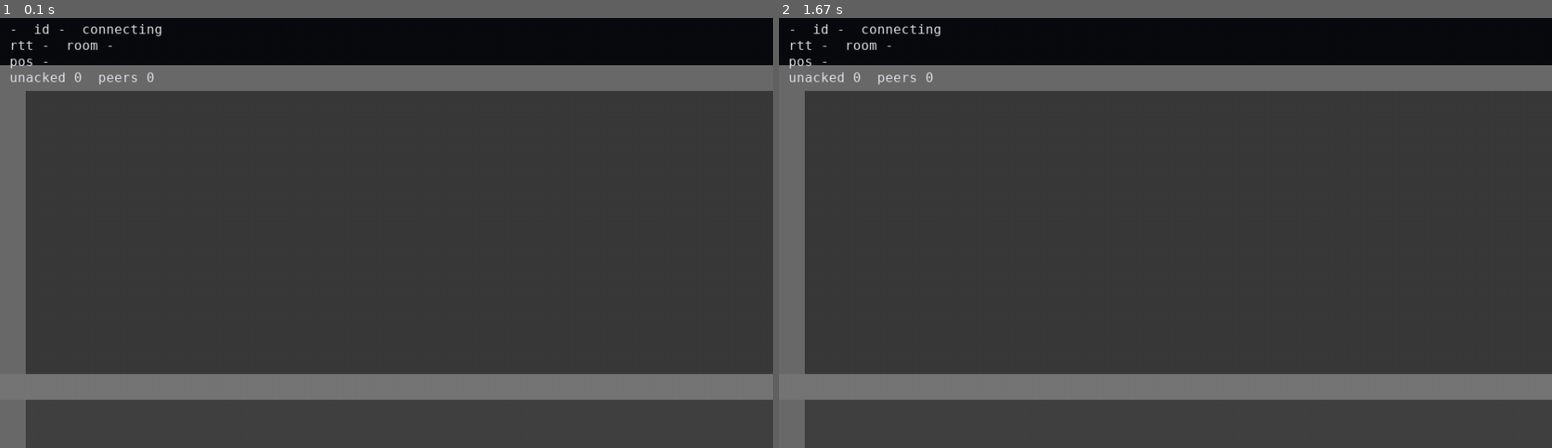
Above: before the commit, frames 1-2 (left to right).
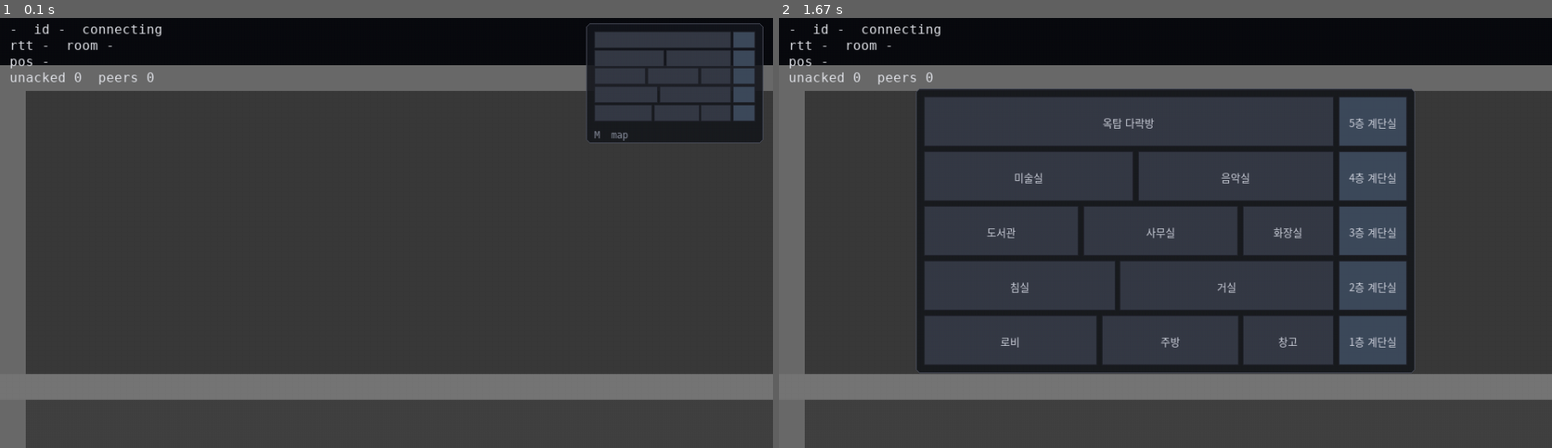
Above: after the commit, the same moments.

Repository: minigu5/pygame
Game: pygame game, started from client/main.py
The game is run twice, just before and just after one commit, with the same random seed, the same clock (stepped at 60 frames per second) and the same inputs.
Inputs (mouse positions are in pixels of both pictures, inside the frame that each line leads up to):
- Up to frame 1 (0.1 s): no input
- Up to frame 2 (1.67 s): hold M 0.33-0.8 s; move the mouse to (1134, 250) at 0.37 s; hold M 0.83-1.3 s; move the mouse to (894, 387) at 0.87 s; tap M at 1.33 s

The runs differ from the first frame. In frame 1, 4.5% of the frame differs, in the area x 75-99%, y 1-30%; in frame 2, 13%, in the area x 17-83%, y 16-83%.

Commit message:
feat: add a minimap of the building
The camera only ever shows one room, so a hunter had no way to tell
which rooms were still unsearched and a chameleon no way to tell where
it was running to. The minimap draws the building as one rectangle per
room, marks the room you are standing in, and shows a dot for you.

It never draws another player. Not knowing where anybody is is the
game, and the map is the obvious place for that to leak.

The hunter additionally sees which rooms it has already entered, which
is its own memory rather than information about anyone else. That is
tracked per client; the server is not told.

M enlarges the plan and adds room names.

tools/check_minimap.py renders both states headless and counts pixels
of each marker colour, so "the chameleon is not shown the hunter's
trail" is checked rather than assumed.

Co-Authored-By: Claude Opus 5 <noreply@anthropic.com>
Claude-Session: https://claude.ai/code/session_01S2KrBRLE2ffaKKt31deokZ

Diff:
--- a/client/main.py
+++ b/client/main.py
@@ -9,6 +9,7 @@
 import pygame
 
 from gamemap import GameMap, load_tuning
+from minimap import Minimap
 from net import Connection
 from physics import Physics
 from playerinput import InputBatcher, sample
@@ -46,6 +47,11 @@
     predictor = Predictor(physics, 1000 / tuning["tick_hz"])
     interpolator = Interpolator(1000 / tuning["snapshot_hz"])
     panel = PaintPanel(pygame.font.SysFont("menlo,monospace", 14), (210, 120, 90))
+    minimap = Minimap(
+        game_map,
+        pygame.font.SysFont("menlo,monospace", 12),
+        pygame.font.SysFont("applesdgothicneo,applegothic,arialunicode", 13),
+    )
     frozen = False
     caught = False
     cooldown_until = 0.0
@@ -71,6 +77,8 @@
                     predictor.body.frozen = frozen
                 if not frozen:
                     panel.eyedropper = False
+            elif event.type == pygame.KEYDOWN and event.key == pygame.K_m:
+                minimap.toggle()
             elif event.type == pygame.KEYDOWN and event.key == pygame.K_e and frozen:
                 panel.toggle_eyedropper()
             elif event.type == pygame.MOUSEBUTTONDOWN and event.button == 1 and frozen:
@@ -116,6 +124,7 @@
                 rtt_ms = now * 1000 - message["ts"]
             elif kind == "s":
                 me = message["me"]
+                minimap.note_visit(me["rm"])
                 predictor.reconcile(me, message["n"])
                 interpolator.push(message["o"])
             elif kind == "b":
@@ -159,6 +168,16 @@
             status.append(connection.error)
 
         renderer.draw(me["rm"] if me else None, drawn_me, others, status)
+        minimap.draw(
+            screen,
+            me["rm"] if me else None,
+            (
+                (drawn_me["x"] + tuning["player_width"] / 2, drawn_me["y"] + tuning["player_height"] / 2)
+                if drawn_me
+                else None
+            ),
+            show_visited=role == "hunter",
+        )
         if frozen:
             panel.draw(screen)
         pygame.display.flip()
--- /dev/null
+++ b/client/minimap.py
@@ -0,0 +1,121 @@
+"""A plan of the building: which rooms exist, and which one I am standing in.
+
+It never shows another player. Not knowing where anybody is is the game, so
+the map answers "where am I and what is left" and nothing else.
+"""
+
+from __future__ import annotations
+
+from typing import Any
+
+import pygame
+
+from gamemap import GameMap
+
+MARGIN = 12
+COMPACT_WIDTH = 220
+EXPANDED_WIDTH = 620
+PADDING = 10
+LEGEND_HEIGHT = 18
+
+PANEL = (22, 24, 30, 225)
+EDGE = (74, 78, 92)
+ROOM = (54, 58, 70)
+ROOM_VISITED = (86, 74, 54)
+ROOM_HERE = (196, 168, 96)
+STAIRS = (62, 74, 92)
+ROOM_EDGE = (34, 36, 44)
+DOT = (236, 238, 244)
+LABEL = (206, 210, 220)
+TITLE = (140, 146, 160)
+
+
+class Minimap:
+    def __init__(self, game_map: GameMap, font: pygame.font.Font, label_font: pygame.font.Font) -> None:
+        self.map = game_map
+        self.font = font
+        self.label_font = label_font
+        self.expanded = False
+        self.visited: set[str] = set()
+
+        rooms = game_map.rooms
+        left = min(room["rect"][0] for room in rooms)
+        top = min(room["rect"][1] for room in rooms)
+        self.bounds = pygame.Rect(
+            left,
+            top,
+            max(room["rect"][0] + room["rect"][2] for room in rooms) - left,
+            max(room["rect"][1] + room["rect"][3] for room in rooms) - top,
+        )
+
+    def toggle(self) -> None:
+        self.expanded = not self.expanded
+
+    def note_visit(self, room_id: str | None) -> None:
+        if room_id is not None:
+            self.visited.add(room_id)
+
+    def draw(
+        self,
+        screen: pygame.Surface,
+        current_room: str | None,
+        position: tuple[float, float] | None,
+        show_visited: bool,
+    ) -> None:
+        width = EXPANDED_WIDTH if self.expanded else COMPACT_WIDTH
+        scale = (width - PADDING * 2) / self.bounds.width
+        height = round(self.bounds.height * scale) + PADDING * 2
+        if not self.expanded:
+            height += LEGEND_HEIGHT
+
+        if self.expanded:
+            origin = ((screen.get_width() - width) // 2, (screen.get_height() - height) // 2)
+        else:
+            origin = (screen.get_width() - width - MARGIN, MARGIN)
+        panel = pygame.Rect(*origin, width, height)
+
+        surface = pygame.Surface(panel.size, pygame.SRCALPHA)
+        pygame.draw.rect(surface, PANEL, surface.get_rect(), border_radius=6)
+        pygame.draw.rect(surface, EDGE, surface.get_rect(), width=1, border_radius=6)
+
+        for room in self.map.rooms:
+            rect = self._project(room["rect"], scale)
+            if room["id"] == current_room:
+                color = ROOM_HERE
+            elif show_visited and room["id"] in self.visited:
+                color = ROOM_VISITED
+            elif room.get("stairs"):
+                color = STAIRS
+            else:
+                color = ROOM
+            pygame.draw.rect(surface, color, rect)
+            pygame.draw.rect(surface, ROOM_EDGE, rect, width=1)
+
+            if self.expanded and rect.width > 30:
+                label = self.label_font.render(room["name"], True, LABEL)
+                surface.blit(label, label.get_rect(center=rect.center))
+
+        if position is not None:
+            size = self.map.tile_size
+            dot = (
+                PADDING + (position[0] / size - self.bounds.x) * scale,
+                PADDING + (position[1] / size - self.bounds.y) * scale,
+            )
+            pygame.draw.circle(surface, DOT, dot, 4 if self.expanded else 3)
+
+        if not self.expanded:
+            surface.blit(
+                self.font.render("M  map", True, TITLE),
+                (PADDING, height - LEGEND_HEIGHT),
+            )
+
+        screen.blit(surface, panel.topleft)
+
+    def _project(self, rect: list[int], scale: float) -> pygame.Rect:
+        x, y, w, h = rect
+        return pygame.Rect(
+            PADDING + round((x - self.bounds.x) * scale),
+            PADDING + round((y - self.bounds.y) * scale),
+            max(1, round(w * scale)),
+            max(1, round(h * scale)),
+        )
--- /dev/null
+++ b/tools/check_minimap.py
@@ -0,0 +1,96 @@
+"""Render the minimap in both states and check what it does and does not show.
+
+It runs headless, so it also serves as a guard that the map never gains a
+marker for another player: the drawing code is handed no peer data at all.
+
+Usage: python tools/check_minimap.py
+"""
+
+from __future__ import annotations
+
+import os
+import sys
+from pathlib import Path
+
+os.environ.setdefault("SDL_VIDEODRIVER", "dummy")
+
+sys.path.insert(0, str(Path(__file__).resolve().parent.parent / "client"))
+
+import pygame  # noqa: E402
+
+from gamemap import GameMap  # noqa: E402
+from minimap import ROOM_HERE, ROOM_VISITED, Minimap  # noqa: E402
+
+failures: list[str] = []
+
+
+def check(label: str, ok: bool, detail: str = "") -> None:
+    print(f"{'PASS' if ok else 'FAIL'}  {label}{'  ' + detail if detail else ''}")
+    if not ok:
+        failures.append(label)
+
+
+def colour_count(screen: pygame.Surface, colour: tuple[int, int, int]) -> int:
+    mask = pygame.mask.from_threshold(screen, colour, (2, 2, 2, 255))
+    return mask.count()
+
+
+def main() -> int:
+    pygame.init()
+    screen = pygame.display.set_mode((960, 540))
+    game_map = GameMap.load("map_01")
+    minimap = Minimap(
+        game_map,
+        pygame.font.SysFont("menlo,monospace", 12),
+        pygame.font.SysFont("applesdgothicneo,arialunicode", 13),
+    )
+
+    check(
+        "every room is on the plan",
+        len(game_map.rooms) == 16,
+        f"{len(game_map.rooms)} rooms",
+    )
+
+    spawn = game_map.spawn["hunter"]
+    position = (spawn[0] + 12.0, spawn[1] + 16.0)
+
+    screen.fill((0, 0, 0))
+    minimap.draw(screen, "1F-lobby", position, show_visited=False)
+    here = colour_count(screen, ROOM_HERE)
+    check("the room I am in is highlighted", here > 200, f"{here}px")
+    check(
+        "nothing is marked visited before I have been anywhere",
+        colour_count(screen, ROOM_VISITED) == 0,
+    )
+
+    minimap.note_visit("1F-lobby")
+    minimap.note_visit("1F-kitchen")
+    screen.fill((0, 0, 0))
+    minimap.draw(screen, "1F-store", position, show_visited=True)
+    visited = colour_count(screen, ROOM_VISITED)
+    check("a hunter sees the rooms it has searched", visited > 200, f"{visited}px")
+
+    screen.fill((0, 0, 0))
+    minimap.draw(screen, "1F-store", position, show_visited=False)
+    check(
+        "a chameleon is not shown the hunter's trail",
+        colour_count(screen, ROOM_VISITED) == 0,
+    )
+
+    screen.fill((0, 0, 0))
+    minimap.draw(screen, "1F-lobby", position, show_visited=False)
+    compact = colour_count(screen, ROOM_HERE)
+    minimap.toggle()
+    screen.fill((0, 0, 0))
+    minimap.draw(screen, "1F-lobby", position, show_visited=False)
+    expanded = colour_count(screen, ROOM_HERE)
+    check("M enlarges the plan", expanded > compact * 3, f"{compact}px -> {expanded}px")
+
+    pygame.quit()
+    print()
+    print("all checks passed" if not failures else f"{len(failures)} check(s) failed")
+    return 1 if failures else 0
+
+
+if __name__ == "__main__":
+    raise SystemExit(main())
Not shown, changed: README.md
